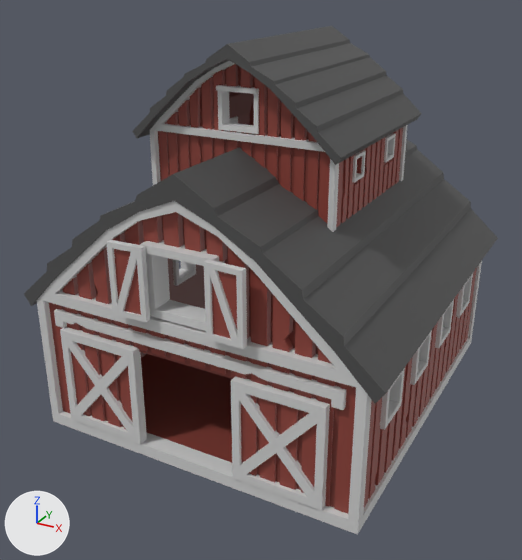
The COLLADA model samples/sandbox/res/models/barn.dae, before and after one commit.
Camera for both pictures: a 50 mm lens placed at (6.81, -13.34, 9.17), pointed at (-0.15, -0.68, 2.84). Every picture has the same lights, and +X, +Y and +Z are marked at lower left. Objects named as collision shapes, trigger or cutter boxes, shadow casters or lower levels of detail are left out. Where no turn or scale is listed for an object, it has been applied to the vertices.

Before the edit, the objects in view are built like this:
```python
mat_darkred = principled_material('DarkRed')
mat_darkred.base_color = (0.202, 0.0425, 0.0321)  # dark red #7c3a32
mat_lightred = principled_material('LightRed')
mat_lightred.base_color = (0.274, 0.056, 0.042)  # red #8f433a
mat_roofblack = principled_material('RoofBlack')
mat_roofblack.base_color = (0.0788, 0.0788, 0.0788)  # dark grey #4f4f4f
mat_white = principled_material('White')
mat_white.base_color = (0.64, 0.64, 0.64)  # light grey #d1d1d1
me_bigbarn_cube_034 = bpy.data.meshes.new('BigBarn_Cube.034')
me_bigbarn_cube_034.from_pydata(...)  # 2906 vertices, 4220 faces; spans x -3.86..3.86, y -4.16..4.06, z 0.0..7.88
# faces by material slot: [644, 1712, 1568, 296]
me_bigbarn_cube_034.materials.append(mat_darkred)  # dark red #7c3a32
me_bigbarn_cube_034.materials.append(mat_white)  # light grey #d1d1d1
me_bigbarn_cube_034.materials.append(mat_lightred)  # red #8f433a
me_bigbarn_cube_034.materials.append(mat_roofblack)  # dark grey #4f4f4f
ob_lod0 = bpy.data.objects.new('lod0', me_bigbarn_cube_034)
ob_lod0.location = (0.0, 0.0, 0.0)
```
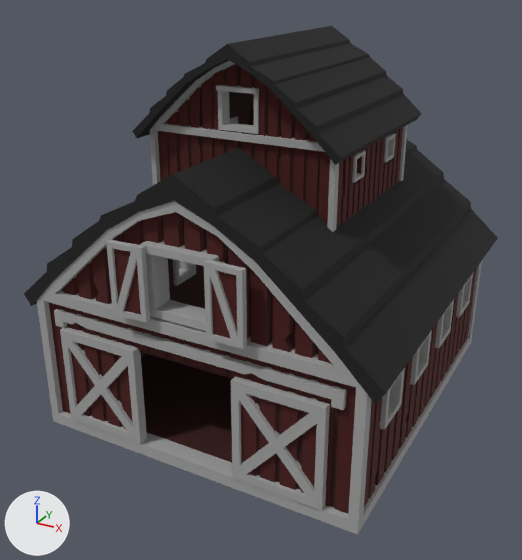
What the commit changed:
Material 'DarkRed' (mat_darkred) changes colour from dark red #7c3a32 to dark red #340b08; in linear values from (0.202, 0.0425, 0.0321) to (0.0338, 0.0033, 0.00248).
Material 'White' (mat_white) changes colour from light grey #d1d1d1 to grey #a3a3a3; in linear values from (0.64, 0.64, 0.64) to (0.367, 0.367, 0.367).
Material 'LightRed' (mat_lightred) changes colour from red #8f433a to dark red #460e0b; in linear values from (0.274, 0.056, 0.042) to (0.061, 0.0045, 0.00325).
Material 'RoofBlack' (mat_roofblack) changes colour from dark grey #4f4f4f to black #141414; in linear values from (0.0788, 0.0788, 0.0788) to (0.00704, 0.00704, 0.00704).

Location of each change, (x1, y1, x2, y2) in pixels of the pictures (522 x 560 px):
'lod0', recoloured: (24, 26, 498, 535) in both
